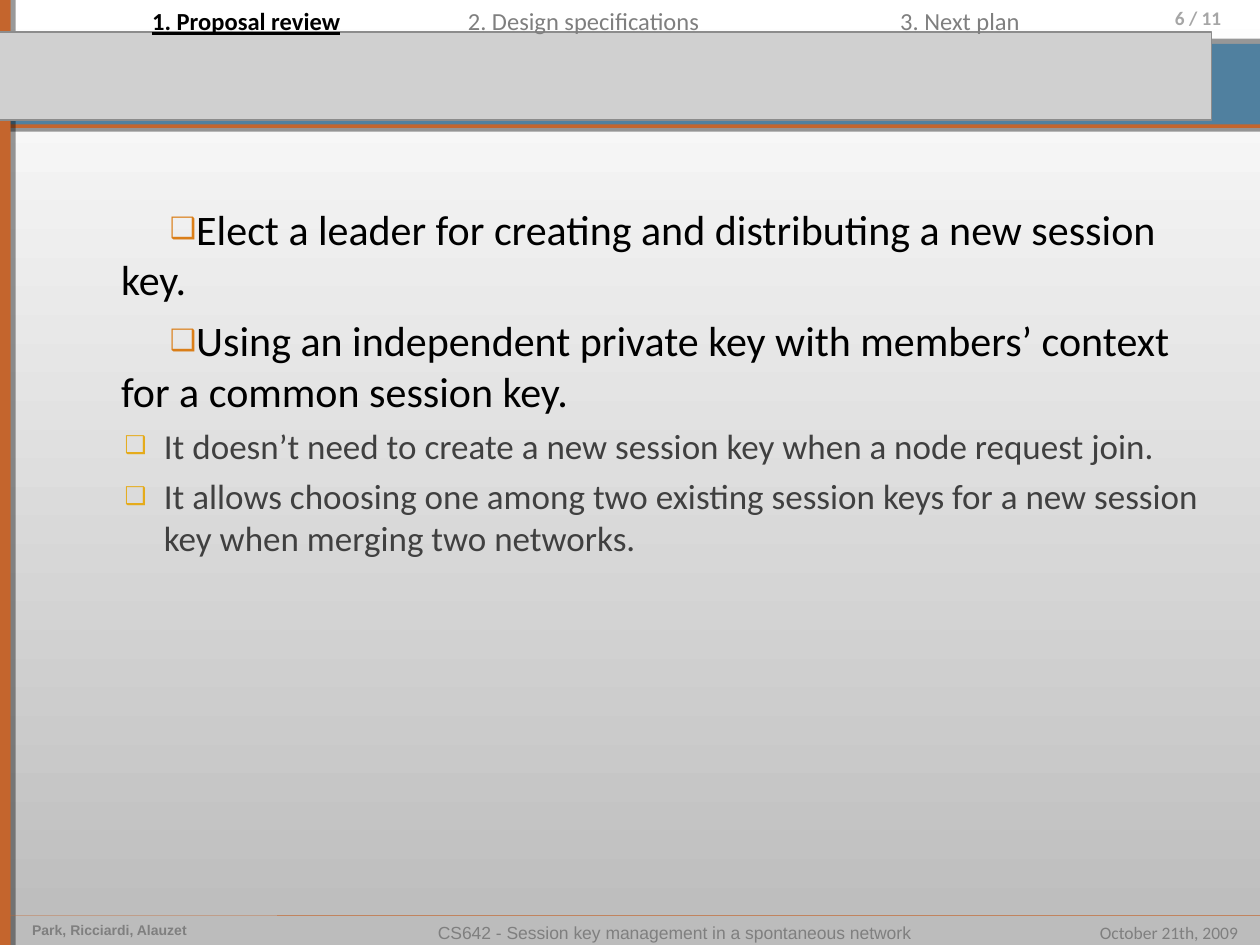
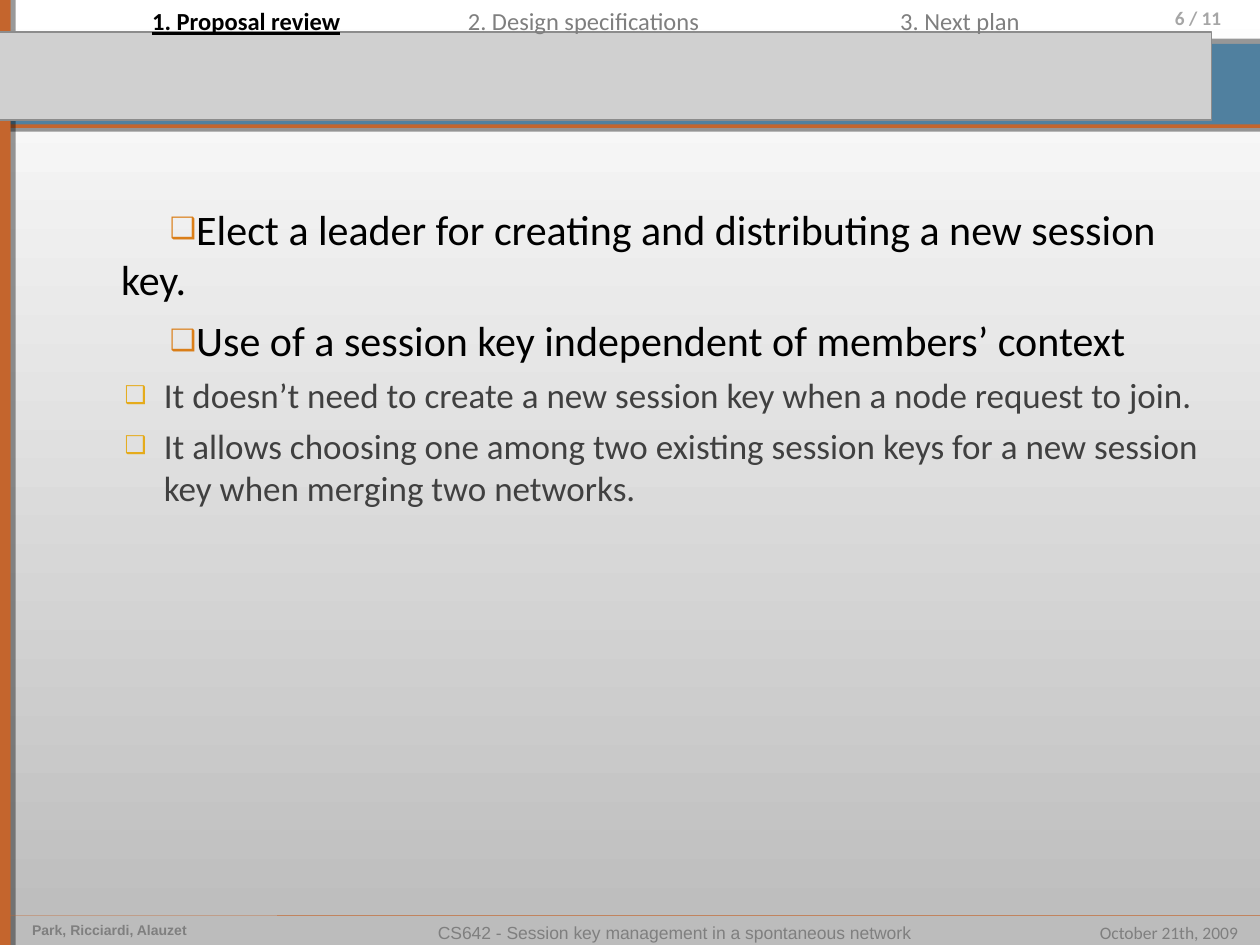
Before and after one commit to pierrealauzet/skemasnet, a slide deck: slide 6 of 2_design/CS462_Skemasnet_design.ppt. Drawn at 1260x945 pixels with LibreOffice and Linux fonts; fonts in the diff are those of the drawing; grey boxes stand for pictures. Boxes give left, top, right and bottom in pixels: in the first picture for what was removed or moved away, otherwise in the second. Text is boxed around its words. In the diff, an @@ line names an element or a change of style, - is before the commit and + after.

```diff
--- a/2_design/CS462_Skemasnet_design.ppt
+++ b/2_design/CS462_Skemasnet_design.ppt
@@ text at (164, 326, 1191, 414): text changed; size 24 to 20 pt; text colour #000000 to #404040 @@
-❑ Using an independent private key with members’ context for a common session key.
-  ❑ It doesn’t need to create a new session key when a node request join.
+❑ Use of a session key independent of members’ context
+  ❑ It doesn’t need to create a new session key when a node request to join.
```
